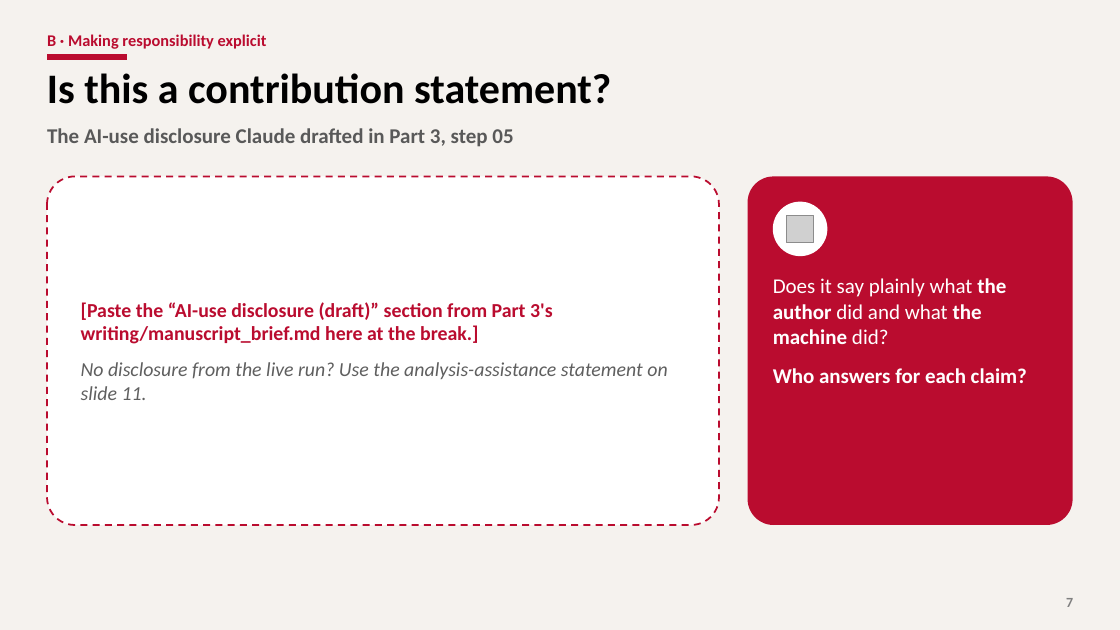
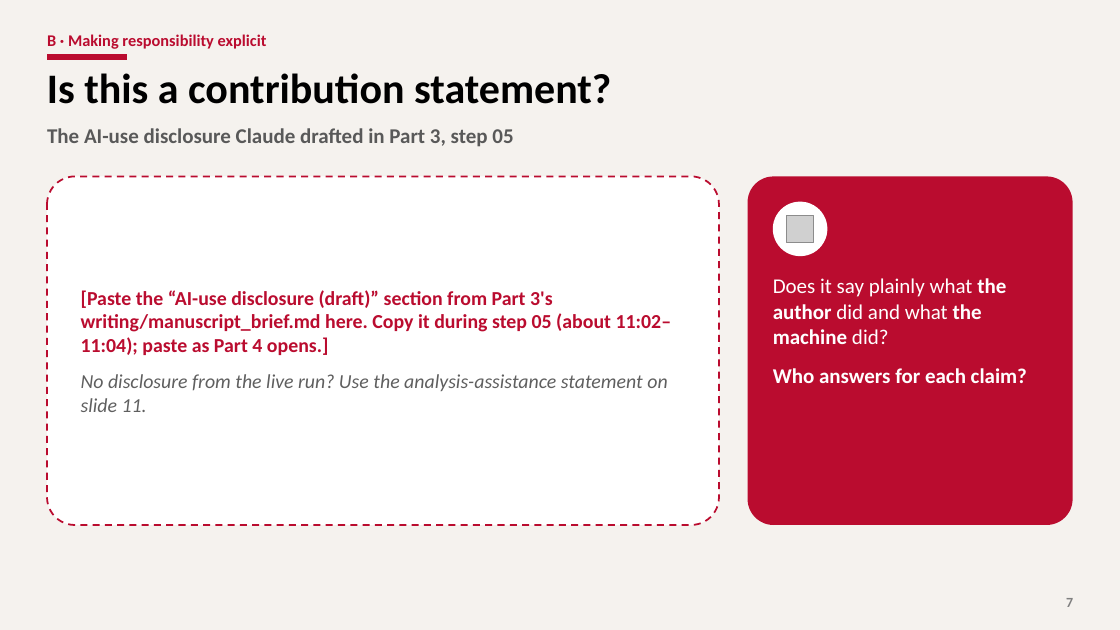
Before and after one commit to YungChun0303/ai_workshop_edu, a slide deck: slide 7 of part4_ethics/slides/part4_ethics.pptx. Drawn at 1120x630 pixels with LibreOffice and Linux fonts; fonts in the diff are those of the drawing; grey boxes stand for pictures; background and template pictures are left out. Boxes give left, top, right and bottom in pixels: in the first picture for what was removed or moved away, otherwise in the second. Text is boxed around its words. In the diff, an @@ line names an element or a change of style, - is before the commit and + after.

```diff
--- a/part4_ethics/slides/part4_ethics.pptx
+++ b/part4_ethics/slides/part4_ethics.pptx
@@ text at [81,290,672,355]: text changed @@
-[Paste the “AI-use disclosure (draft)” section from Part 3's writing/manuscript_brief.md here at the break.]
+[Paste the “AI-use disclosure (draft)” section from Part 3's writing/manuscript_brief.md here. Copy it during step 05 (about 11:02–11:04); paste as Part 4 opens.]
```
